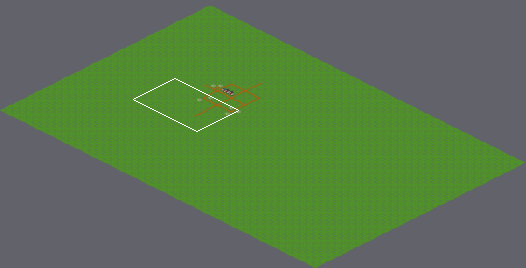
An edit to a level. Tiled map, PopulationTest/testScene.tmx. Above: a wide view before the commit, with the close-up outlined.
Close-up. Before the commit:
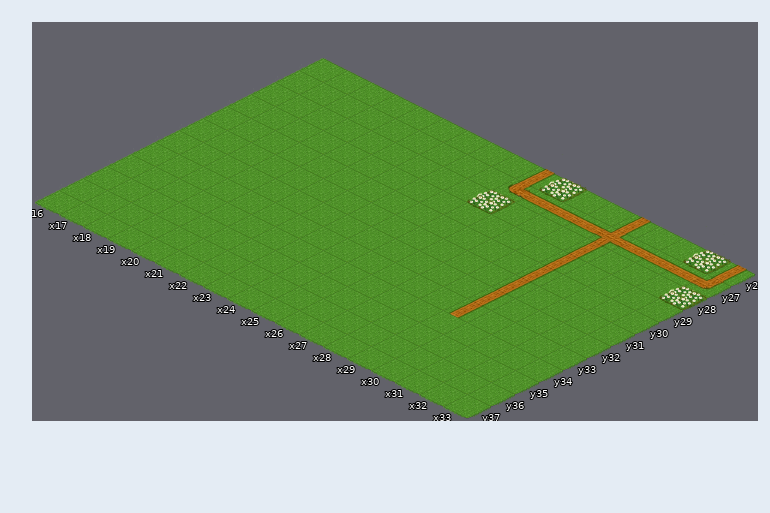
Cells are 128x64 px. Isometric: x runs down to the right, y down to the left. Shown: x 16..33, y 26..37. The commit also changed other parts of the map, which this record leaves out.
The result:
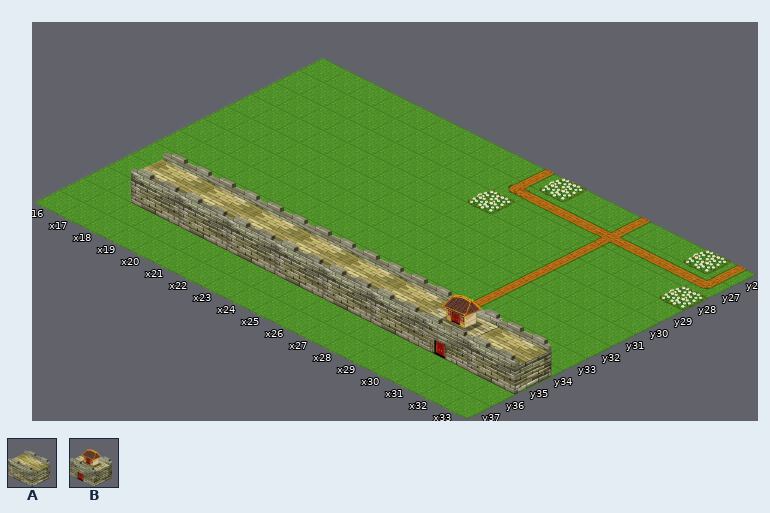
Key: from "buildings2x2": A 0 "Wall", B 1 "Gate".
_ is an empty cell.
Tiles of an added or newly shown layer are drawn over the layers below it.
Change:
Changed rows in their new state; . is an unchanged cell.
Layer "Building_2" (now shown):
first column x 18:
34 A.A.A.A.A.A.B.A
